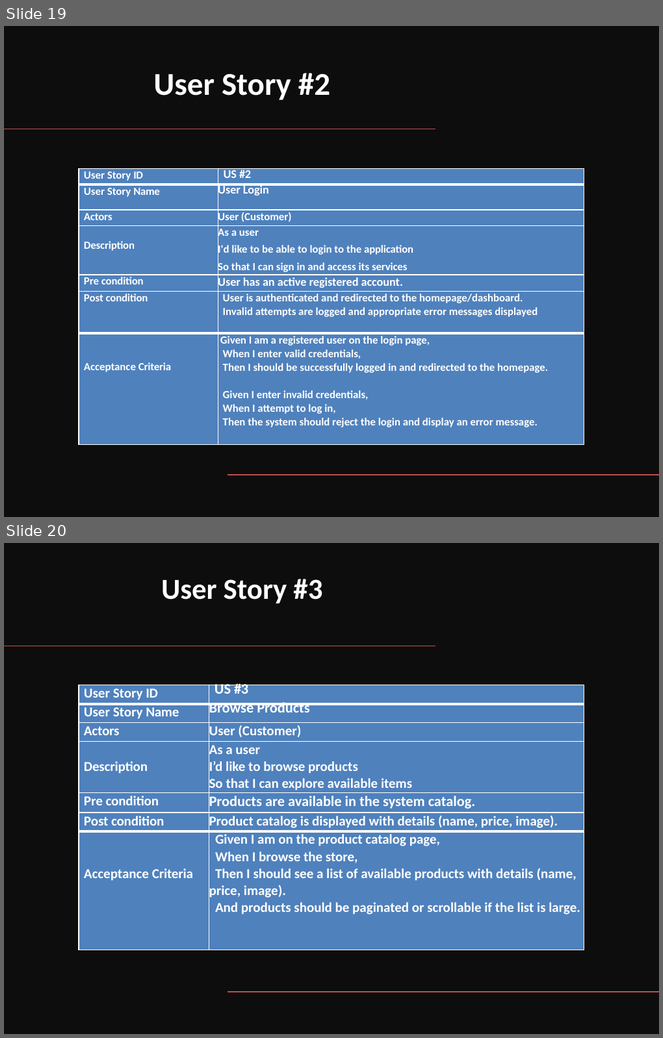
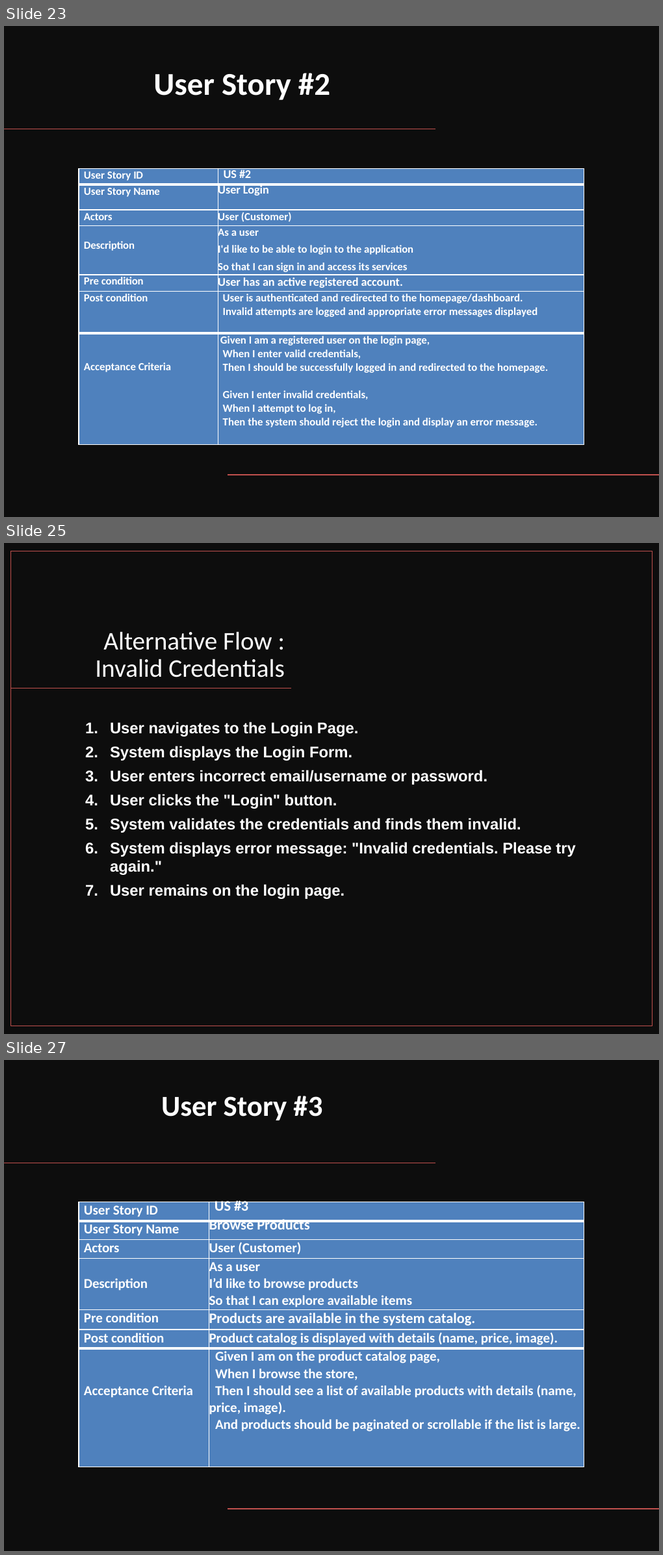
Before and after one commit to AmrKhaled77/IS-project-, a slide deck: for submation/sprint 1 +Backlog/Sprint1_Deliverables_Template.pptx. Shown one above the other, each under a label of ours: slides 19 and 20 before the commit, slides 23, 25 and 27 after it; the slides between them are not shown. The pictures are 663x1038 and 663x1555 pixels, drawn with LibreOffice and Linux fonts; fonts in the diff are those of the drawing. Boxes give left, top, right and bottom in pixels: in the first picture for what was removed or moved away, otherwise in the second. Text is boxed around its words. In the diff, an @@ line names an element or a change of style, - is before the commit and + after.

```diff
--- a/for submation/sprint 1 +Backlog/Sprint1_Deliverables_Template.pptx
+++ b/for submation/sprint 1 +Backlog/Sprint1_Deliverables_Template.pptx
@@ slide 25 added at box(4, 543, 659, 1034), background #FFFFFF @@
@@ rectangle added at box(4, 543, 659, 1034), fill #0D0D0D @@
@@ rectangle added at box(10, 551, 652, 1027), outline #C0504D 1 pt @@
@@ title added at box(95, 631, 285, 678), 28 pt, text #FFFFFF @@
+Alternative Flow : Invalid Credentials
@@ line added from (292, 689) to (10, 689), #C0504D 1 pt @@
@@ text added at box(110, 722, 575, 899), 17 pt, text #FFFFFF, bold @@
+1. User navigates to the Login Page.
+2. System displays the Login Form.
+3. User enters incorrect email/username or password.
+4. User clicks the "Login" button.
+5. System validates the credentials and finds them invalid.
+6. System displays error message: "Invalid credentials. Please try again."
+7. User remains on the login page.
@@ what was slide 19 is now slide 23 @@
@@ what was slide 20 is now slide 27 @@
```
Also in this commit, not shown: 3 slides changed, 10 other slides added.
